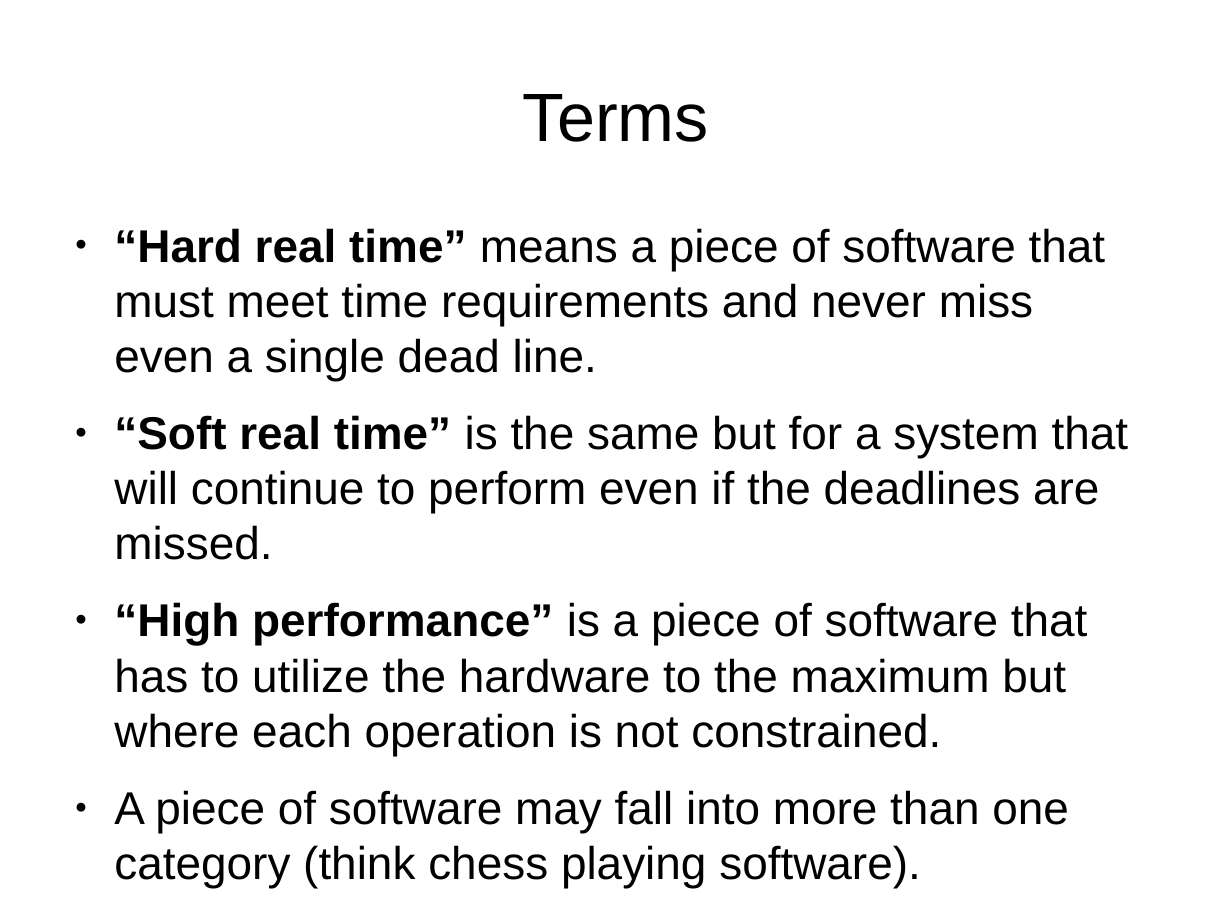
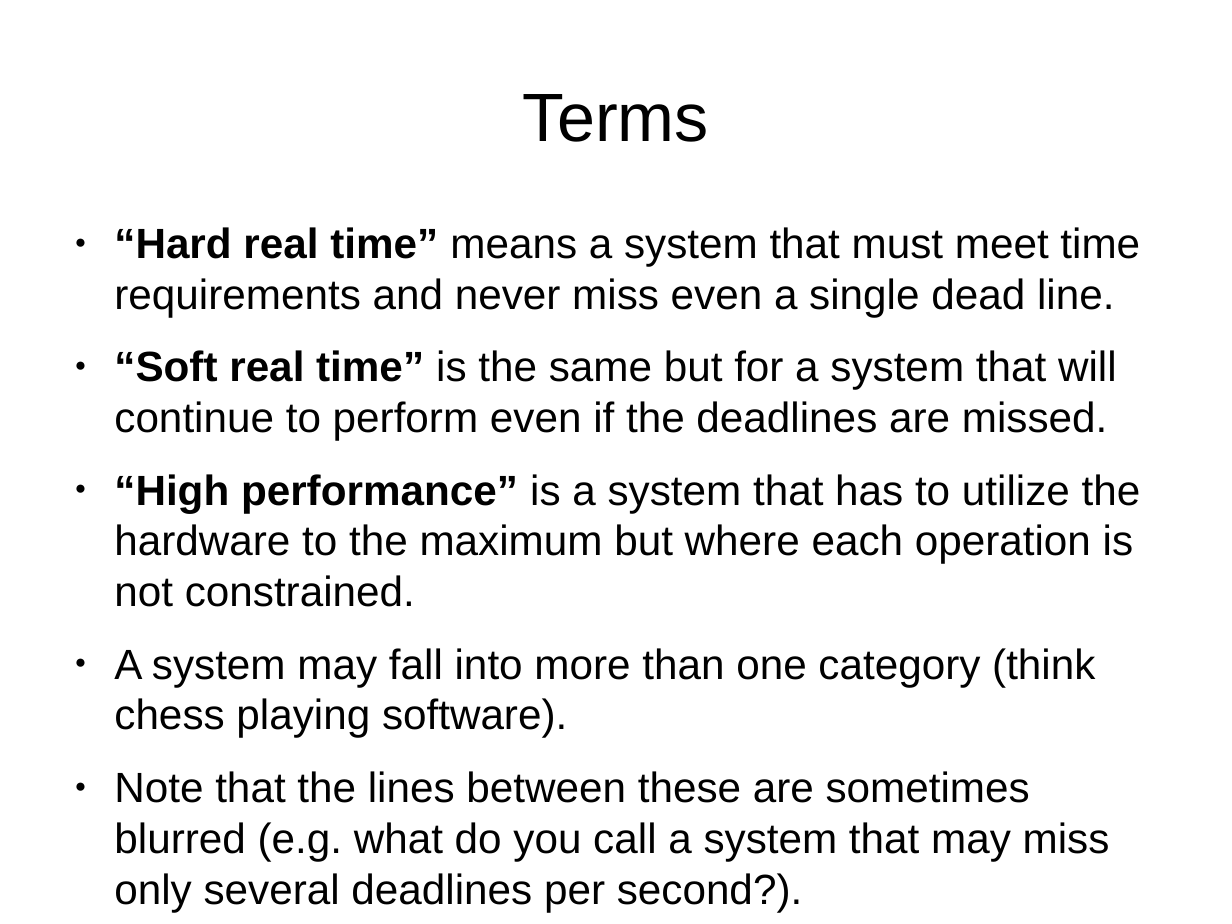
Before and after one commit to kalmuthu/slides, a slide deck: slide 5 of odp/realtime.odp. Drawn at 1232x924 pixels with LibreOffice and Linux fonts; fonts in the diff are those of the drawing. Boxes give left, top, right and bottom in pixels: in the first picture for what was removed or moved away, otherwise in the second. Text is boxed around its words. In the diff, an @@ line names an element or a change of style, - is before the commit and + after.

Commit message:
improved the real time slides

```diff
--- a/odp/realtime.odp
+++ b/odp/realtime.odp
@@ text at [114, 227, 1140, 317]: text changed; size 29.6 to 27.2 pt @@
-● “Hard real time” means a piece of software that must meet time requirements and never miss even a single dead line.
+● “Hard real time” means a system that must meet time requirements and never miss even a single dead line.
@@ text at [114, 350, 1117, 440]: size 29.6 to 27.2 pt in "“Soft real time” is the same but ..." @@
@@ text at [114, 474, 1141, 912]: text changed; size 29.6 to 27.2 pt @@
-● “High performance” is a piece of software that has to utilize the hardware to the maximum but where each operation is not constrained.
-● A piece of software may fall into more than one category (think chess playing software).
+● “High performance” is a system that has to utilize the hardware to the maximum but where each operation is not constrained.
+● A system may fall into more than one category (think chess playing software).
+● Note that the lines between these are sometimes blurred (e.g. what do you call a system that may miss only several deadlines per second?).
```
Also in this commit, not shown: 11 other slides changed, 9 slides added.
